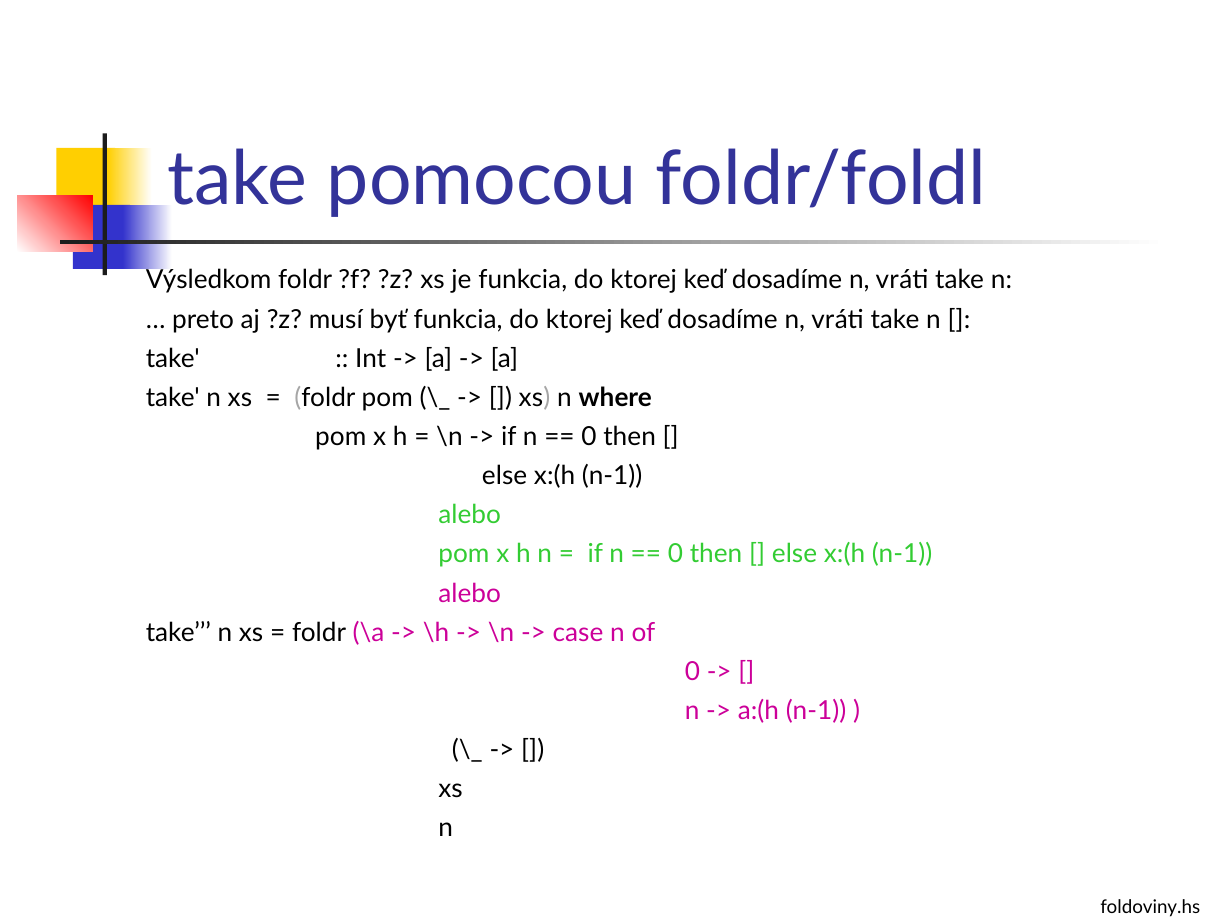
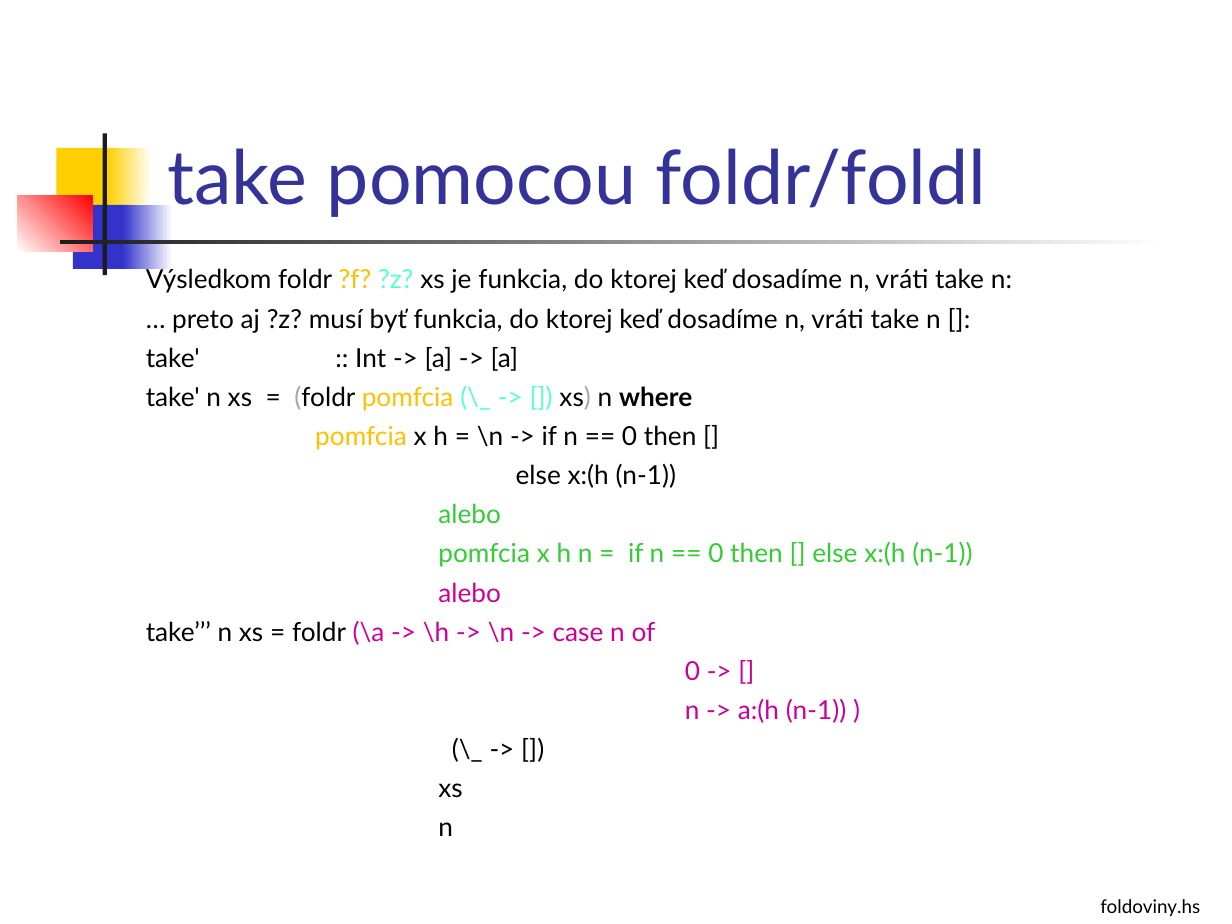
Before and after one commit to Funkcionalne/Prednasky, a slide deck: slide 41 of 02/02_fpro.ppt (slide 40 before the commit). Drawn at 1232x924 pixels with LibreOffice and Linux fonts; fonts in the diff are those of the drawing. Boxes give left, top, right and bottom in pixels: in the first picture for what was removed or moved away, otherwise in the second. Text is boxed around its words. In the diff, an @@ line names an element or a change of style, - is before the commit and + after.

```diff
--- a/02/02_fpro.ppt
+++ b/02/02_fpro.ppt
@@ text at bbox=[146, 266, 1012, 293]: text colour #000000 to #FFC000 in "?f?"; text colour #000000 to #56FFD2 in "?z?" @@
@@ text at bbox=[146, 386, 697, 450]: text changed @@
-take' n xs = (foldr pom (\_ -> []) xs) n where
-pom x h = \n -> if n == 0 then []
+take' n xs = (foldr pomfcia (\_ -> []) xs) n where
+pomfcia x h = \n -> if n == 0 then []
@@ text at bbox=[438, 542, 972, 567]: text changed @@
-pom x h n = if n == 0 then [] else x:(h (n-1))
+pomfcia x h n = if n == 0 then [] else x:(h (n-1))
```
Also in this commit, not shown: 5 other slides changed, 1 slide added, 3 other files.
